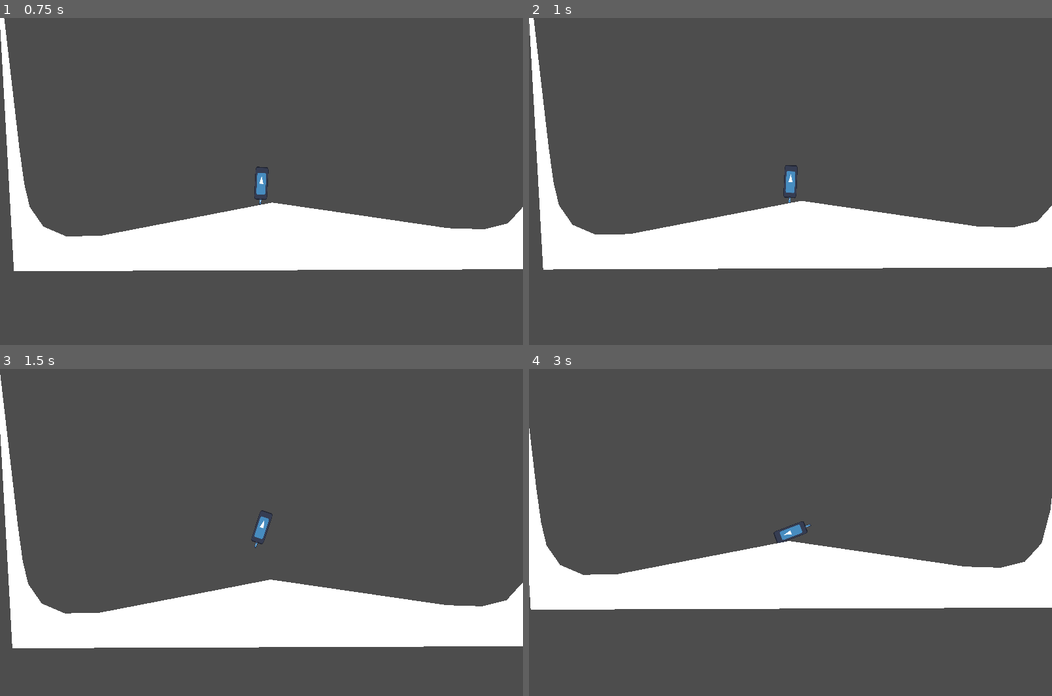
Above: before the commit, frames 1-4 (two rows, left to right).
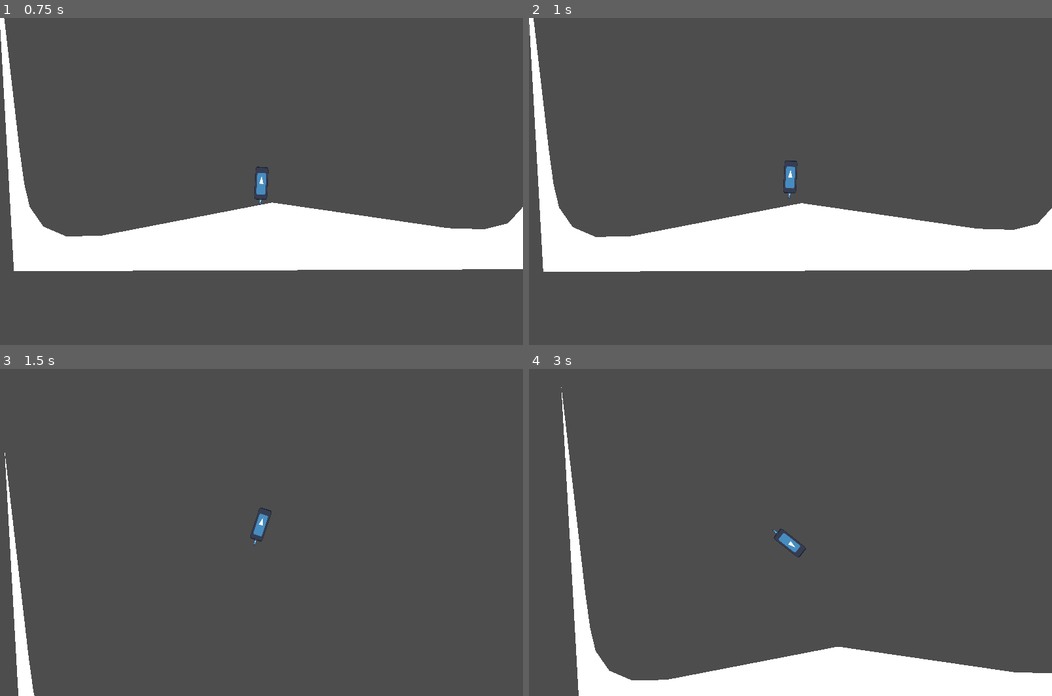
Above: after the commit, the same moments.

Repository: jarsnow/pogo_godot
Game: Godot game, scene res://scenes/main.tscn
Same seed, same stepped clock (60 frames per second), same inputs: the game is played once before the commit and once after it. The engine's default icon, where the game draws it, is replaced by a stand-in: a white triangle on a blue panel in a dark square.
Inputs:
- Up to frame 1 (0.75 s): hold Space (jump) from 0.53 s (still down)
- Up to frame 2 (1 s): keep holding Space (jump)
- Up to frame 3 (1.5 s): release Space (jump) at 1.28 s; tap D (turn_clockwise) at 1.35 s
- Up to frame 4 (3 s): tap Space (jump) at 1.52, 1.55, 1.82, 2.3, 2.85 s; hold A (turn_counterclockwise) 2.03-2.78 s

Frame 1 is identical in both runs. In frame 2, 1.5% of the frame differs, in the area x 0-100%, y 0-78%; in frame 3, 16%; in frame 4, 26%, in the area x 0-100%, y 5-100%.

Commit message:
cleaned up player code, reworking bonking

Diff:
--- a/scenes/player.tscn
+++ b/scenes/player.tscn
@@ -17,7 +17,7 @@
 angular_damp_mode = 1
 angular_damp = -1.0
 script = ExtResource("1_5u2mb")
-jump_power = 400
+base_jump_power = 400
 rotation_power = 25000
 
 [node name="BodyHitbox" type="CollisionShape2D" parent="."]
@@ -28,6 +28,7 @@
 position = Vector2(7.62939e-06, 0.0468803)
 scale = Vector2(0.09375, 0.235107)
 texture = ExtResource("2_xhjof")
+region_rect = Rect2(0, 0, 128, 128)
 
 [node name="PogoHitbox" type="CollisionShape2D" parent="."]
 position = Vector2(0, 34)
@@ -43,11 +44,15 @@
 position = Vector2(0, 38)
 
 [node name="AutoJumpTimer" type="Timer" parent="."]
-wait_time = 0.1
+wait_time = 0.08
 one_shot = true
 
 [node name="PlayerJumpTimer" type="Timer" parent="."]
 wait_time = 0.25
 one_shot = true
 
+[node name="BonkCooldown" type="Timer" parent="."]
+wait_time = 0.05
+one_shot = true
+
 [connection signal="body_shape_entered" from="." to="." method="_on_body_shape_entered"]
--- a/scripts/player.gd
+++ b/scripts/player.gd
@@ -4,17 +4,23 @@
 signal unground_player
 
 var grounded: bool = false
+var boosted: bool = false
+var currently_colliding_ground: bool = false
 
 var rotation_before_jump: float = 0
 
 var y_velocity_before_ground: float = 0
 
+var last_touched_ground_normal: Vector2 = Vector2.ZERO
+
 # the force at which a full power jump propels the player
-@export var jump_power: int = 500
+@export var base_jump_power: int = 500
 
 # the float that is multiplied to the bonus jump boost difference
 @export var jump_boost_dampening: float = 0.9
 @export var rotation_power: int = 40000
+
+# used to determine the
 
 # Called when the node enters the scene tree for the first time.
 func _ready():
@@ -41,9 +47,8 @@
 
 	# test reset
 	if Input.is_action_just_pressed("reset"):
-		handle_grounded_change(true)
-
-	#print($AutoJumpTimer.time_left)
+		unground()
+
 
 func handle_input(delta):
 	# check for body collision if grounded OR
@@ -59,80 +64,165 @@
 	turn_dir *= rotation_power
 	apply_torque(turn_dir)
 
-
-	if grounded:
-		# manual jump
-		if Input.is_action_just_released("jump"):
-			jump(jump_power)
-
-		# auto jump
-		elif ($AutoJumpTimer.is_stopped() and not Input.is_action_pressed("jump")):
-			#
-			jump(jump_power * 0.55)
-		# jump
-
-	return
+	# handle jumps, three cases, auto, half, or full jump
+	if ((grounded and $AutoJumpTimer.is_stopped()) and # a jump is available
+		(not Input.is_action_pressed("jump") or # checks for auto jumps or manually released jumps
+		$PlayerJumpTimer.is_stopped())): # checks for a fully charged jump
+
+		jump()
+
 
 
 # TODO: take into consideration the angle of the floor the player is on at the time of the jump
+# TODO: implement jump dampening
 # should push the player in that direction slightly
-func jump(force):
+# jump power can be modified by three variables:
+#	impact velocity
+#	whether the player has a charge
+#	how long the player has held the jump button for (up to a certain point)
+func jump():
 	var local_up = Vector2.UP.rotated(rotation)
-	handle_grounded_change(false)
-
+
+	# elapsed
+
+	# mid section represents the set section of time left after the autojump timer has stopped
+	var player_timer_midsection = $PlayerJumpTimer.wait_time - $AutoJumpTimer.wait_time
+
+	# midsection_elapsed represents the amount of real time passed since the autojump timer has passed
+	var midsection_elapsed = player_timer_midsection - $PlayerJumpTimer.time_left
+
+	# force for an autojump
+	const auto_jump_multiplier = 0.5
+
+	# linearly increases until 1
+	const manual_jump_y_intercept = 0.5
+	const manual_jump_slope = 1 - manual_jump_y_intercept
+
+	const boost_multiplier = 1.3
+	const full_jump_multiplier = 1.2
+
+	var jump_multiplier = 1
+
+	if (midsection_elapsed < 0.05): # check for autojump, 0.05 is just a small number to help pick between auto and manual
+		jump_multiplier = auto_jump_multiplier
+	elif ($PlayerJumpTimer.is_stopped()): # check for full jump
+		if (boosted):
+			jump_multiplier = boost_multiplier
+		else:
+			jump_multiplier = full_jump_multiplier
+	else:
+		# equation to find the force of a partially charged jump
+		var progress_ratio = midsection_elapsed / player_timer_midsection
+		jump_multiplier = manual_jump_slope * progress_ratio + manual_jump_y_intercept
+
+	unground()
+
+	var jump_force = base_jump_power * jump_multiplier
 	# use impulse, as it is frame independent (should only be applied once)
-	apply_central_impulse(local_up * force)
+	apply_central_impulse(local_up * jump_force)
 
 func _physics_process(delta):
 	handle_input(delta)
 
+	# keep track of y velocity, used for jumping and bonk
 	if !grounded:
 		y_velocity_before_ground = linear_velocity.y
 
-
-func handle_grounded_change(new_grounded):
-
-	# there actually is no grounded change, do nothing
-	if grounded == new_grounded:
+	# sometimes the player will hit the ground again before the bonk cooldown is over
+	# when the timer has just ended, check if the player is on the ground
+	# if so, bonk the player
+	if $BonkCooldown.is_stopped() and currently_colliding_ground and !grounded:
+		bonk()
+
+
+func handle_grounded_change(colliding_shape:String, is_jump=false):
+
+	# normal bonk (was in air and then body hit the ground)
+	if (currently_colliding_ground and !grounded and colliding_shape == "body"):
+		bonk()
 		return
 
+	# grounded bonk (was grounded / charging a jump and then the body hit the ground)
+	if (grounded and (colliding_shape == "body")):
+		bonk()
+		return
+
+	# go from ungrounded to grounded
 	# emit signal to attach player to the ground
-	if new_grounded:
-		# ground
-		print(y_velocity_before_ground)
-		# reset timers
-		$AutoJumpTimer.start()
-		$PlayerJumpTimer.start()
-
-		# change center of mass
-		set_center_of_mass($FootPoint.get_position())
-
-		# disable the hitbox for the pogo
-		#$PogoHitbox.set_deferred("disabled", true)
-		set_gravity_scale(0)
-
-		emit_signal("ground_player")
-	else:
-		# unground
-
-		# stop autojumptimer
-		$AutoJumpTimer.stop()
-		$PlayerJumpTimer.stop()
-
-		#$PogoHitbox.set_deferred("disabled", false)
-		set_gravity_scale(0.7)
-
-		# change center of mass
-		set_center_of_mass($BodyHitbox.get_position())
-
-		emit_signal("unground_player")
-
-	# update player
-	grounded = new_grounded
+	if colliding_shape == "pogo":
+		ground()
+	else:
+		unground()
+
+func ground():
+	grounded = true
+	# reset timers
+	$AutoJumpTimer.start()
+	$PlayerJumpTimer.start()
+
+	# change center of mass
+	set_center_of_mass($FootPoint.get_position())
+
+	# disable the hitbox for the pogo
+	#$PogoHitbox.set_deferred("disabled", true)
+	set_gravity_scale(0)
+
+	emit_signal("ground_player")
+
+func unground():
+	grounded = false
+	# stop autojumptimer
+	$AutoJumpTimer.stop()
+	$PlayerJumpTimer.stop()
+
+	#$PogoHitbox.set_deferred("disabled", false)
+	set_gravity_scale(0.7)
+
+	# change center of mass
+	set_center_of_mass($BodyHitbox.get_position())
+
+	# bounce the player off the ground
+
+	#last_touched_ground_normal = Vector2.ZERO
+
+	emit_signal("unground_player")
+
+# TODO: make bonk force scale with velocity before impact
+# TODO: set a slight cooldown for being able to bonk
+func bonk():
+	unground()
+
+	if $BonkCooldown.is_stopped():
+		const bonk_force = 300
+
+		# apply bonk force
+		apply_central_impulse(bonk_force * last_touched_ground_normal)
+
+		$BonkCooldown.start()
 
 # is called when there is a new collision
 func _on_body_shape_entered(body_rid, body, body_shape_index, local_shape_index):
 	# local_shape_index returns the index of the child CollisionShape2D that was last collided
 	# local_shape_index = 0 -> body collision
 	# local_shape_index = 1 -> pogo collision
-	handle_grounded_change(local_shape_index == 1)
+
+	var colliding_shape = ""
+	if local_shape_index == 0:
+		colliding_shape = "body"
+	elif local_shape_index == 1:
+		colliding_shape = "pogo"
+	else:
+		printerr("what is colliding here?")
+
+	handle_grounded_change(colliding_shape)
+
+func _integrate_forces(state):
+
+	if state.get_contact_count() > 0:
+		currently_colliding_ground = true
+		var normal_vector = state.get_contact_local_normal(0)
+
+		if normal_vector != Vector2.ZERO:
+			last_touched_ground_normal = normal_vector
+	else:
+		currently_colliding_ground = false
Not shown, changed: .gitignore.txt
